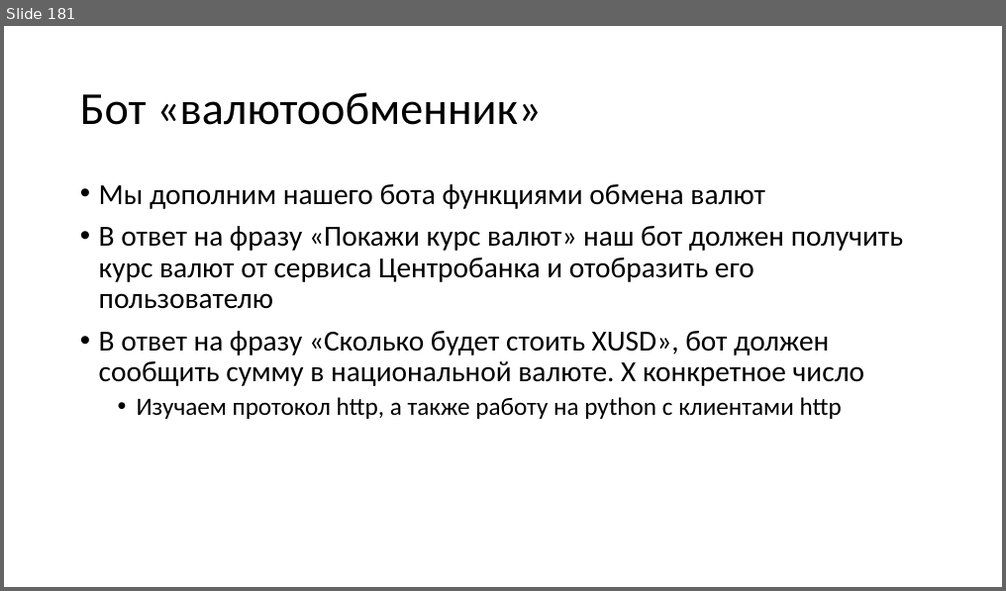
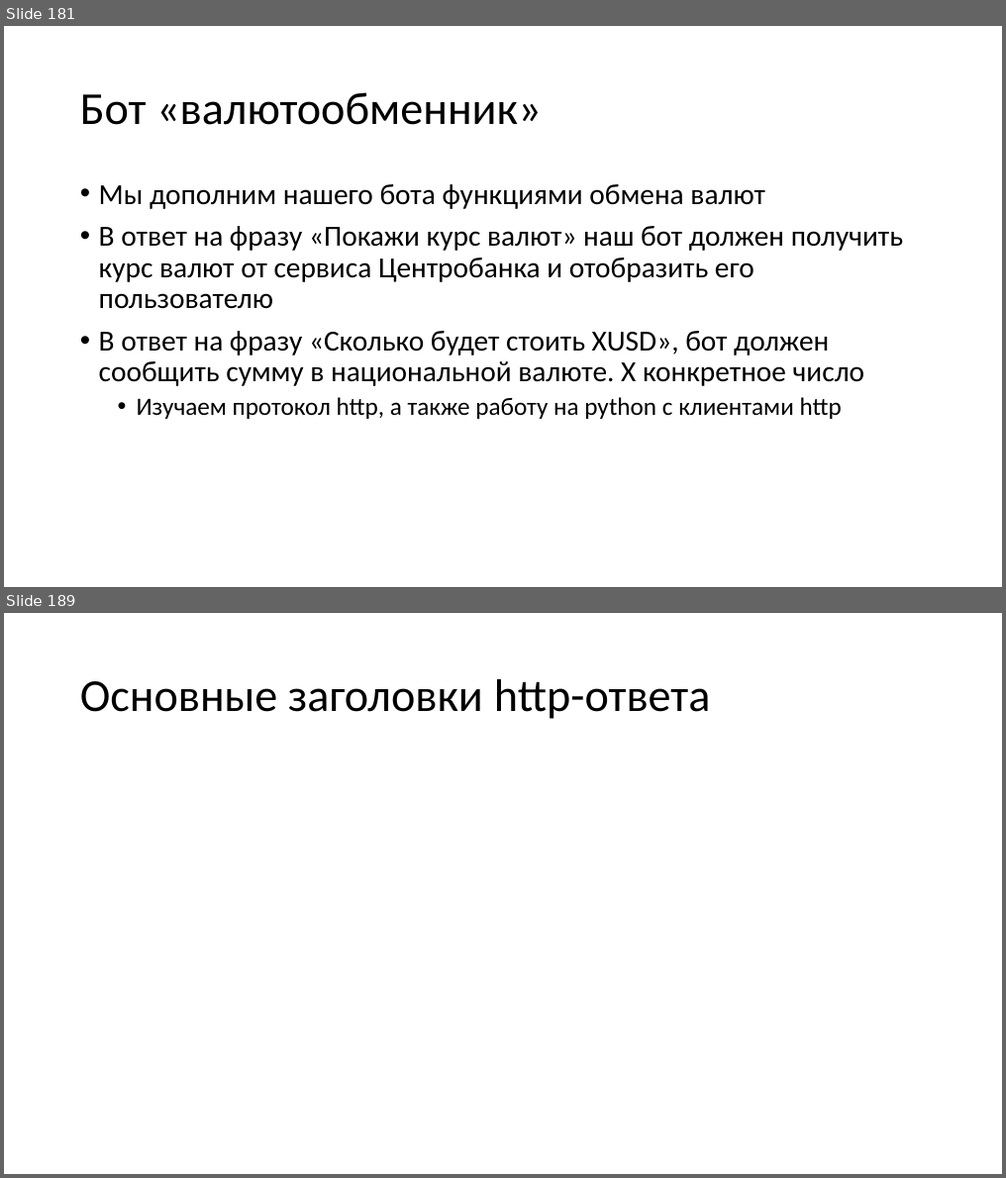
Before and after one commit to paveltsytovich/telegram-course, a slide deck: Presentation/Разработка ботов для телеграмм на Python.pptx. Shown one above the other, each under a label of ours: slide 181 before the commit, slides 181 and 189 after it; the slides between them are not shown. The pictures are 1006x591 and 1006x1178 pixels, drawn with LibreOffice and Linux fonts; fonts in the diff are those of the drawing. Boxes give left, top, right and bottom in pixels: in the first picture for what was removed or moved away, otherwise in the second. Text is boxed around its words. In the diff, an @@ line names an element or a change of style, - is before the commit and + after.

Commit message:
Начало по http-протоколу

```diff
--- a/Presentation/Разработка ботов для телеграмм на Python.pptx
+++ b/Presentation/Разработка ботов для телеграмм на Python.pptx
@@ slide 189 added at [4,613,1002,1174], background #FFFFFF @@
@@ title added at [80,679,710,719], 44 pt, text #000000 @@
+Основные заголовки http-ответа
```
Also in this commit, not shown: 9 other slides added.
